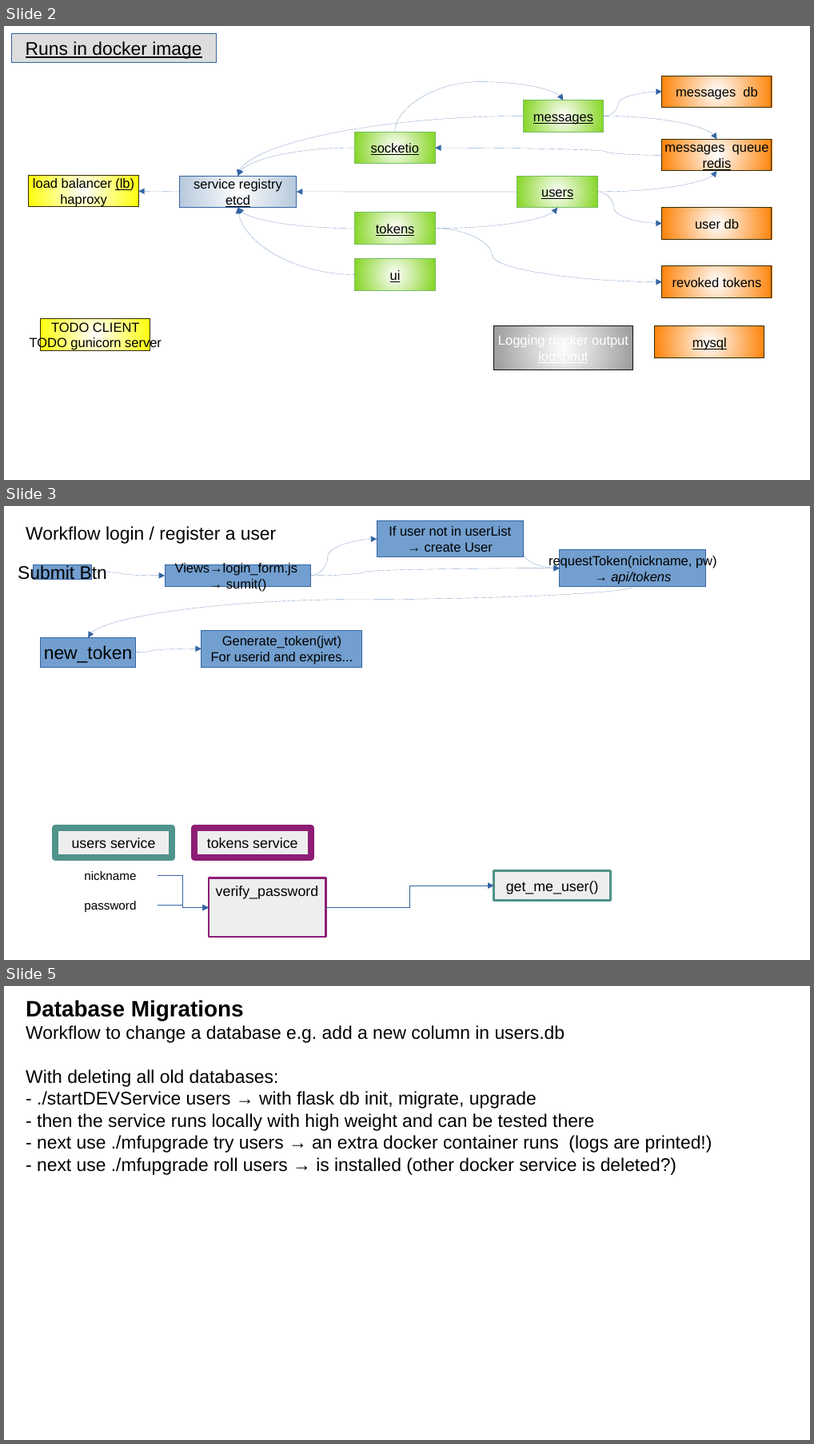
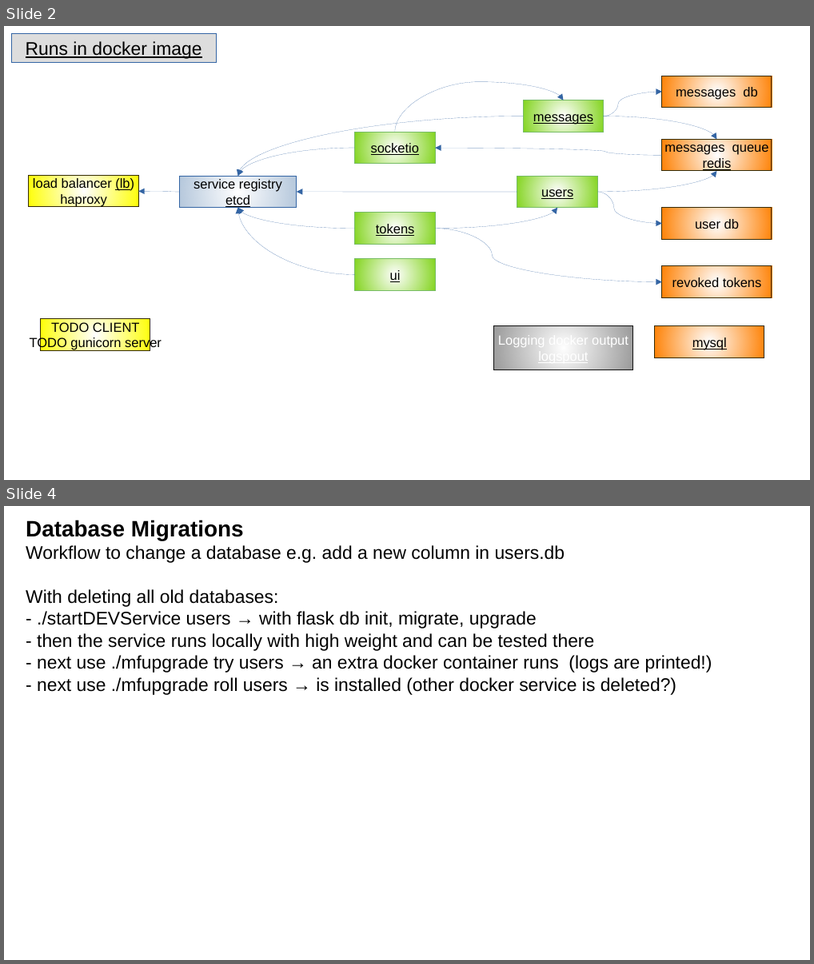
Before and after one commit to CesMak/microflack_admin, a slide deck: docu/praesi.odp. Shown one above the other, each under a label of ours: slides 2, 3 and 5 before the commit, slides 2 and 4 after it; the slides between them are not shown. The pictures are 814x1444 and 814x964 pixels, drawn with LibreOffice and Linux fonts; fonts in the diff are those of the drawing; background and template pictures are left out. Boxes give left, top, right and bottom in pixels: in the first picture for what was removed or moved away, otherwise in the second. Text is boxed around its words. In the diff, an @@ line names an element or a change of style, - is before the commit and + after.

```diff
--- a/docu/praesi.odp
+++ b/docu/praesi.odp
@@ slide 3 removed at <box>4,506,810,960</box>, background #FFFFFF @@
@@ text removed at <box>26,526,276,544</box> @@
-Workflow login / register a user
@@ rectangle removed at <box>377,520,523,557</box> @@
-If user not in userList
-→ create User
@@ curved arrow removed from (311, 576) to (377, 539) @@
@@ curved arrow removed from (523, 539) to (560, 568) @@
@@ rectangle removed at <box>560,550,706,587</box> @@
-requestToken(nickname, pw)
-→ api/tokens
@@ rectangle removed at <box>34,564,92,579</box> @@
-Submit Btn
@@ curved arrow removed from (92, 572) to (165, 576) @@
@@ rectangle removed at <box>165,564,311,587</box> @@
-Views→login_form.js
-→ sumit()
@@ curved arrow removed from (311, 576) to (560, 568) @@
@@ curved arrow removed from (634, 587) to (88, 638) @@
@@ rectangle removed at <box>41,638,136,667</box> @@
-new_token
@@ curved arrow removed from (136, 652) to (202, 648) @@
@@ rectangle removed at <box>202,630,362,667</box> @@
-Generate_token(jwt)
-For userid and expires...
@@ rectangle removed at <box>55,828,172,857</box> @@
-users service
@@ rectangle removed at <box>194,828,311,857</box> @@
-tokens service
@@ text removed at <box>84,871,136,880</box> @@
-nickname
@@ elbow arrow removed from (158, 875) to (209, 908) @@
@@ rectangle removed at <box>209,879,326,937</box> @@
-verify_password
@@ elbow arrow removed from (326, 908) to (494, 886) @@
@@ rectangle removed at <box>494,871,611,900</box> @@
-get_me_user()
@@ text removed at <box>84,900,136,912</box> @@
-password
@@ elbow arrow removed from (158, 904) to (209, 908) @@
@@ what was slide 5 is now slide 4 @@
```
Also in this commit, not shown: 2 slides added, 1 other slide removed, 1 other file.
